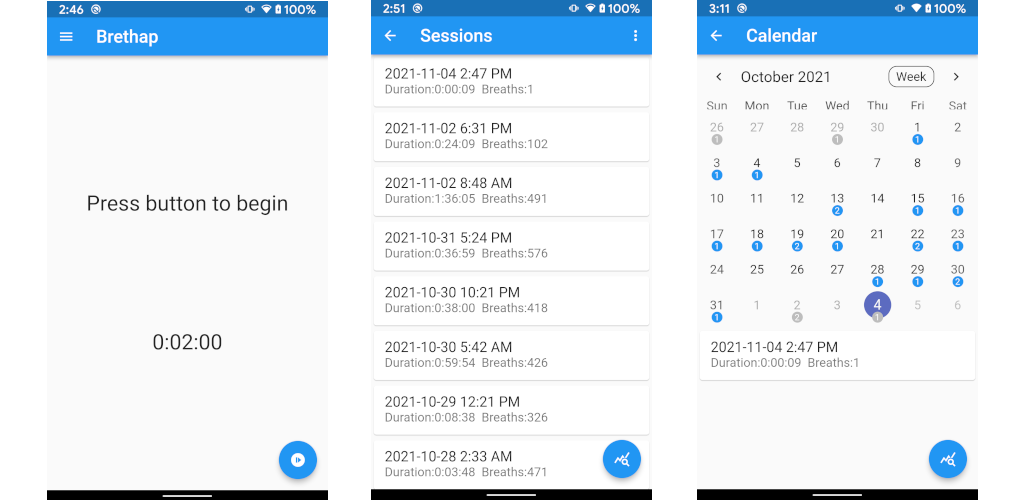
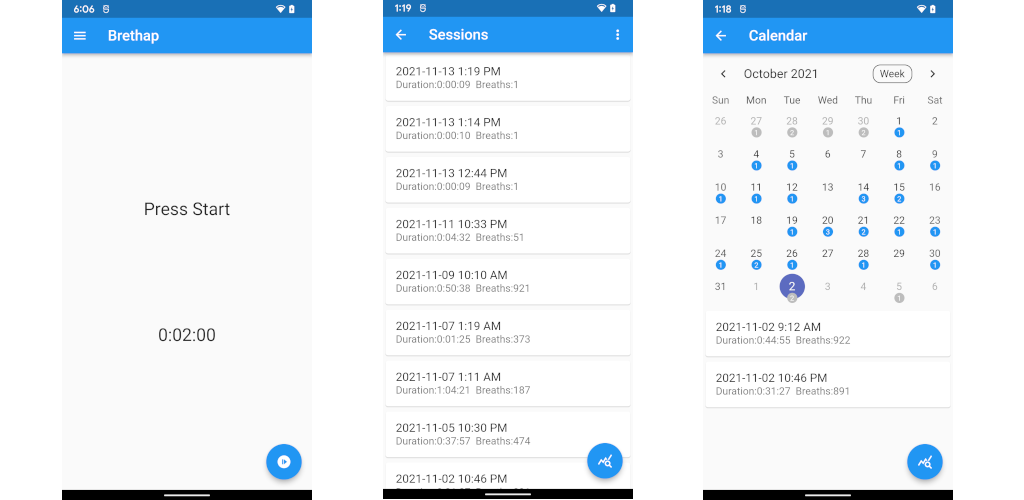
Before/after of a 1024 x 500 layered artwork. What changed in the layer stack:
painted on "calendar" over [697, 0, 978, 500]
painted on "sessions" over [371, 0, 652, 500]
painted on "home" over [47, 0, 328, 500]
